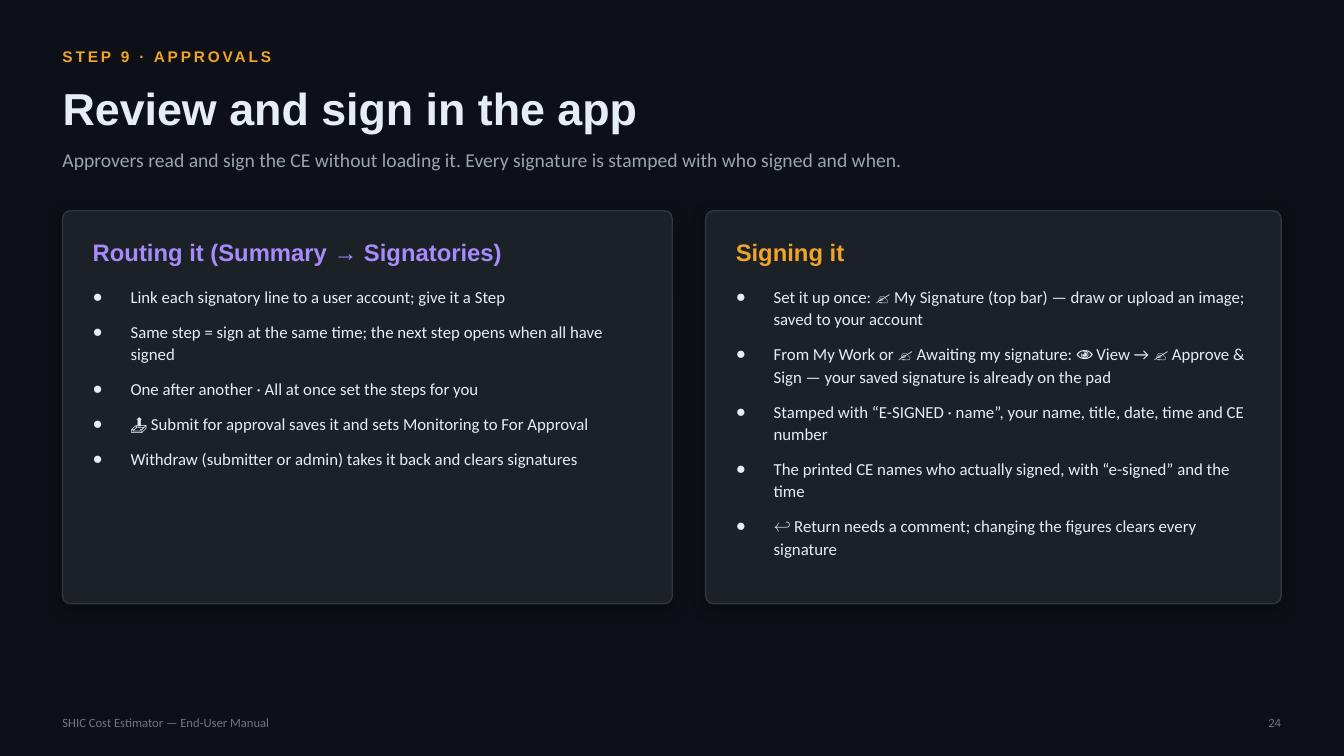
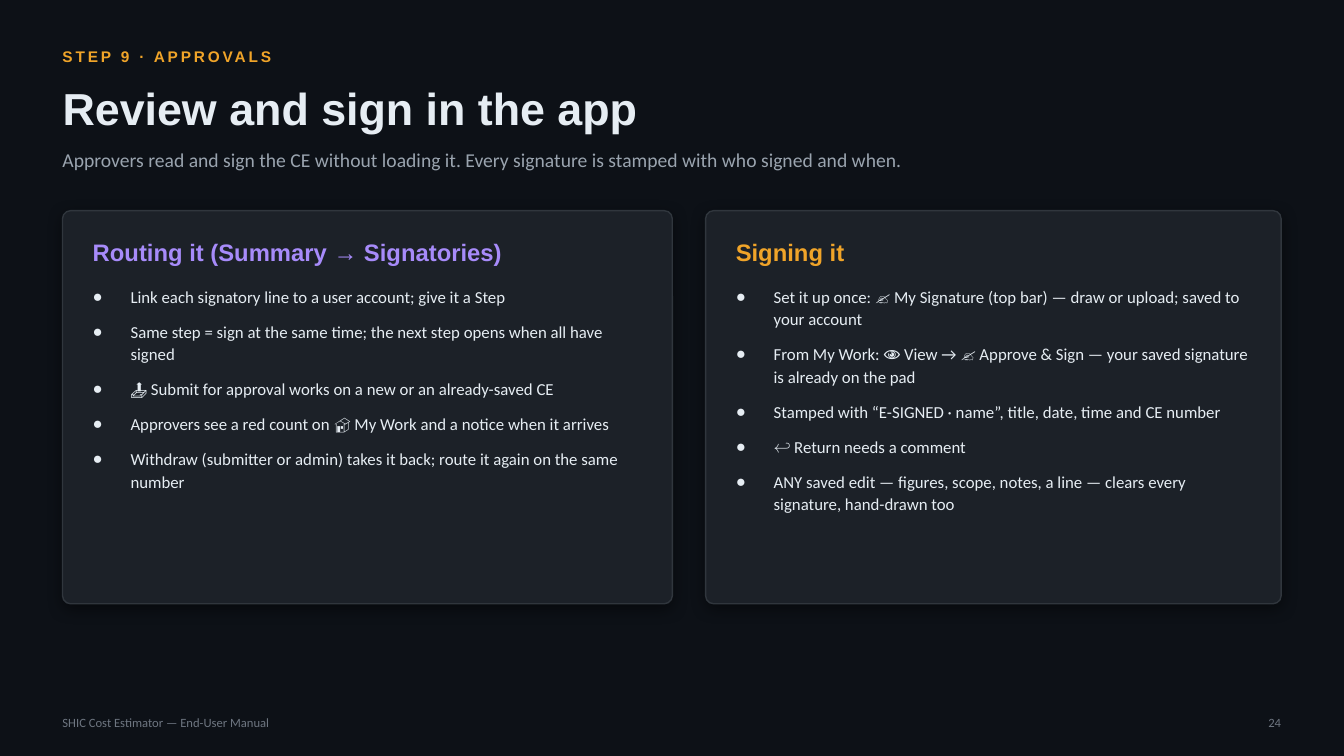
Before and after one commit to SYNERCORE/CostEstimation, a slide deck: slide 24 of docs/SHIC-Cost-Estimator-User-Manual.pptx. Drawn at 1344x756 pixels with LibreOffice and Linux fonts; fonts in the diff are those of the drawing. Boxes give left, top, right and bottom in pixels: in the first picture for what was removed or moved away, otherwise in the second. Text is boxed around its words. In the diff, an @@ line names an element or a change of style, - is before the commit and + after.

```diff
--- a/docs/SHIC-Cost-Estimator-User-Manual.pptx
+++ b/docs/SHIC-Cost-Estimator-User-Manual.pptx
@@ text at [774,291,1247,513]: text changed @@
-● Set it up once: ✍ My Signature (top bar) — draw or upload an image; saved to your account
-● From My Work or ✍ Awaiting my signature: 👁 View → ✍ Approve & Sign — your saved signature is already on the pad
-● Stamped with “E-SIGNED · name”, your name, title, date, time and CE number
-● The printed CE names who actually signed, with “e-signed” and the time
-● ↩ Return needs a comment; changing the figures clears every signature
+● Set it up once: ✍ My Signature (top bar) — draw or upload; saved to your account
+● From My Work: 👁 View → ✍ Approve & Sign — your saved signature is already on the pad
+● Stamped with “E-SIGNED · name”, title, date, time and CE number
+● ↩ Return needs a comment
+● ANY saved edit — figures, scope, notes, a line — clears every signature, hand-drawn too
@@ text at [131,383,617,488]: text changed @@
-● One after another · All at once set the steps for you
-● 📤 Submit for approval saves it and sets Monitoring to For Approval
-● Withdraw (submitter or admin) takes it back and clears signatures
+● 📤 Submit for approval works on a new or an already-saved CE
+● Approvers see a red count on 🏠 My Work and a notice when it arrives
+● Withdraw (submitter or admin) takes it back; route it again on the same number
```
Also in this commit, not shown: 6 other slides changed, 1 slide added.
